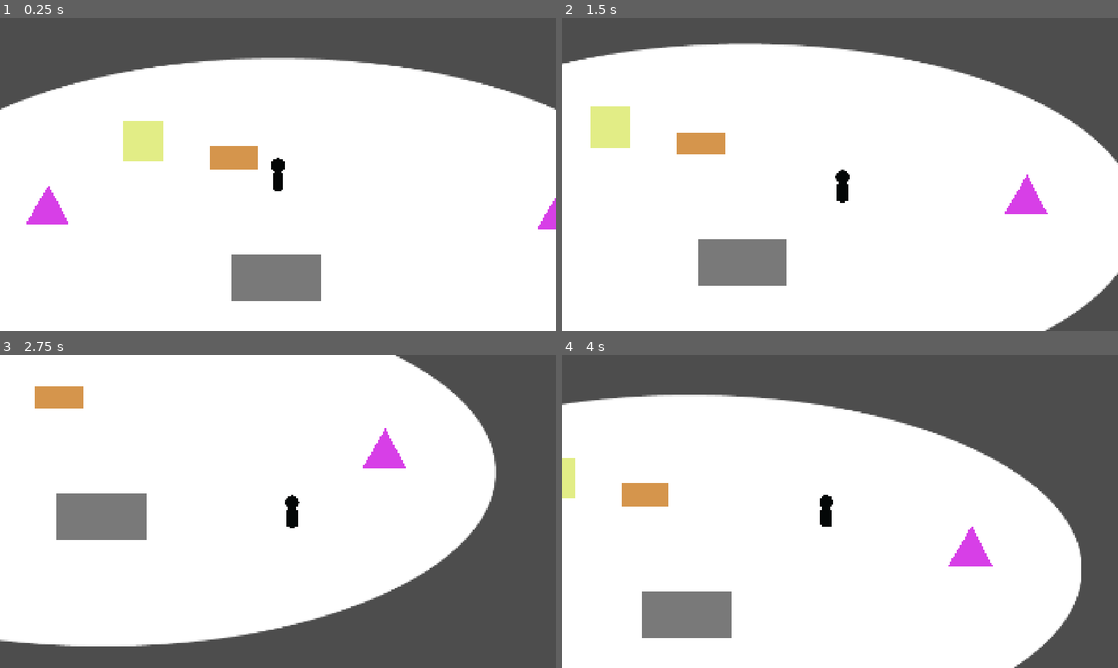
Above: before the commit, frames 1-4 (two rows, left to right).
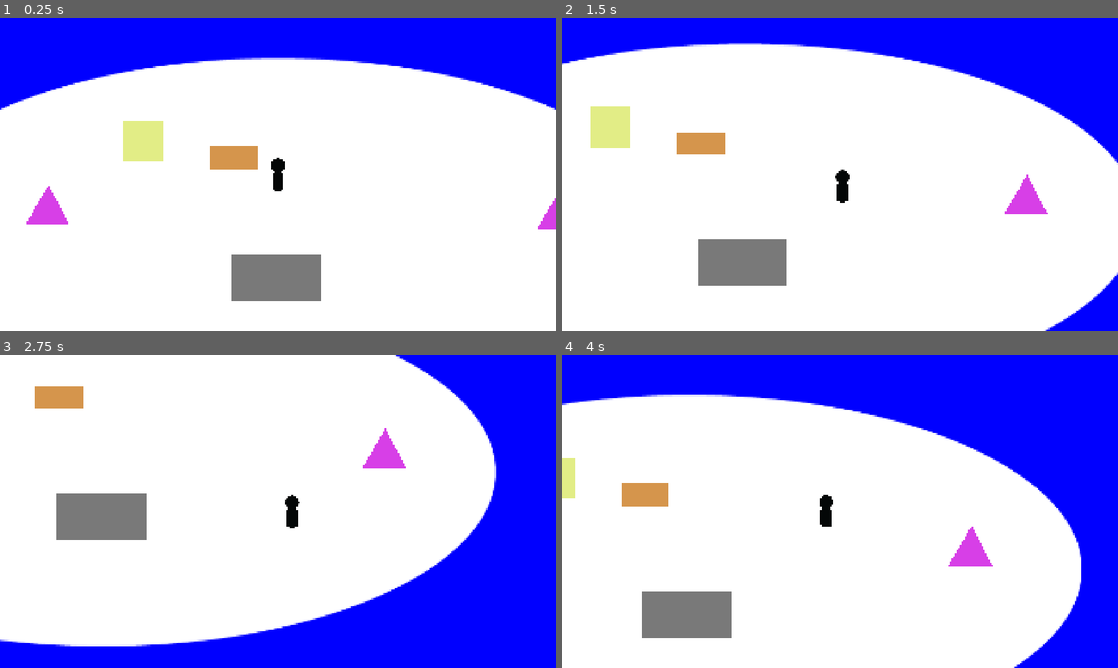
Above: after the commit, the same moments.

Repository: BazaGazza/GodotGameJamTeam6
Game: Godot game, scene res://Scenes/main.tscn
The game is run twice, just before and just after one commit, with the same random seed, the same clock (stepped at 60 frames per second) and the same inputs.
Inputs:
- Up to frame 1 (0.25 s): no input
- Up to frame 2 (1.5 s): tap Enter at 0.5 s; hold Right (move_right) 0.53-1.28 s; hold E (interact) 0.53-1.28 s; hold S (move_down) from 1.28 s (still down); tap E (interact) at 1.35 s
- Up to frame 3 (2.75 s): release S (move_down) at 2.03 s; hold Right (move_right) from 2.03 s (still down); hold E (interact) from 2.03 s (still down)
- Up to frame 4 (4 s): release Right (move_right) at 2.78 s; release E (interact) at 2.78 s; hold W (move_up) 2.78-3.53 s; tap E (interact) at 2.85 s; hold Left (move_left) from 3.53 s (still down); hold E (interact) from 3.53 s (still down)

The runs differ from the first frame. In frame 1, 18% of the frame differs, in the area x 0-100%, y 0-30%; in frame 2, 17%; in frame 3, 28%; in frame 4, 29%, in the area x 0-100%, y 0-100%.

Commit message:
"Few tweaks on background and trying to understand architecture"

Diff:
--- a/Scenes/main.tscn
+++ b/Scenes/main.tscn
@@ -9,6 +9,8 @@
 
 [sub_resource type="RectangleShape2D" id="RectangleShape2D_l1l02"]
 size = Vector2(1082, 307)
+
+[sub_resource type="DrawableTexture2D" id="DrawableTexture2D_8om4m"]
 
 [node name="Main" type="Node2D" unique_id=2112882412]
 
@@ -134,3 +136,14 @@
 zoom = Vector2(3, 3)
 position_smoothing_enabled = true
 position_smoothing_speed = 8.0
+
+[node name="Ocean Background" type="StaticBody2D" parent="." unique_id=353772947]
+z_index = -1
+position = Vector2(22, -12)
+scale = Vector2(6, 6)
+
+[node name="Sprite2D" type="Sprite2D" parent="Ocean Background" unique_id=1025804473]
+modulate = Color(0, 0, 1, 1)
+position = Vector2(-6.666667, 3.3333335)
+scale = Vector2(3.4140625, 1.5781251)
+texture = SubResource("DrawableTexture2D_8om4m")
--- a/Scripts/player.gd
+++ b/Scripts/player.gd
@@ -3,6 +3,10 @@
 
 @export var baseSpeed = 100
 var movementSpeed
+
+var EventChance
+
+
 
 # Called when the node enters the scene tree for the first time.
 func _ready() -> void:
Not shown, changed: README.md
